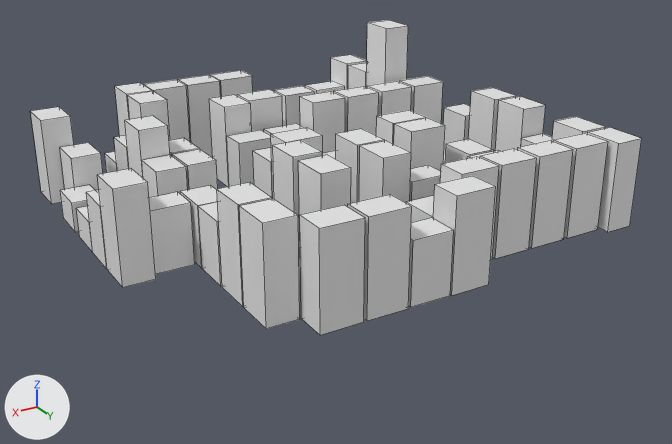
Renders of the FBX model StaticDerbyGit/Assets/ModelImports/lvl4.fbx from each side of a commit.
The view is the same before and after, from a 50 mm lens placed at (29.7, 76.7, 36.5), pointed at (-15.8, 0.9, -1.4). Lighting does not change. The marker at lower left points along +X, +Y and +Z. Mesh edges are drawn as thin lines. Where no turn or scale is listed for an object, it has been applied to the vertices.

The scene before the commit, as lines of its bpy script (objects in view):
```python
me_mesh_044 = bpy.data.meshes.new('Mesh.044')
me_mesh_044.from_pydata(...)  # a box spanning x -1.5..1.5, y -2.0..2.0, z 0.0..9.0
me_mesh_047 = bpy.data.meshes.new('Mesh.047')
me_mesh_047.from_pydata(...)  # a box spanning x -2.0..2.0, y -1.5..1.5, z 0.0..9.0
me_mesh_059 = bpy.data.meshes.new('Mesh.059')
me_mesh_059.from_pydata(...)  # a box spanning x -2.0..2.0, y -1.5..1.5, z 0.0..9.0
ob_3floor020 = bpy.data.objects.new('3floor020', me_mesh_044)
ob_3floor020.location = (-3.41, -18.29, 0.0)
ob_3floor023 = bpy.data.objects.new('3floor023', me_mesh_047)
ob_3floor023.location = (-28.57, -8.64, 0.0)
ob_3floor028 = bpy.data.objects.new('3floor028', me_mesh_059)
ob_3floor028.location = (-14.3, -12.87, 0.0)
# also in view: '3floor033' at (-11.2, -22.3, 4.5); '2floor001' at (0.0, 4.5, 3.0); '3floor016' at (-36.9, 17.3, 4.5); '3floor011' at (-19.8, 16.9, 4.5); '3floor003' at (0.0, 12.9, 4.5)
```
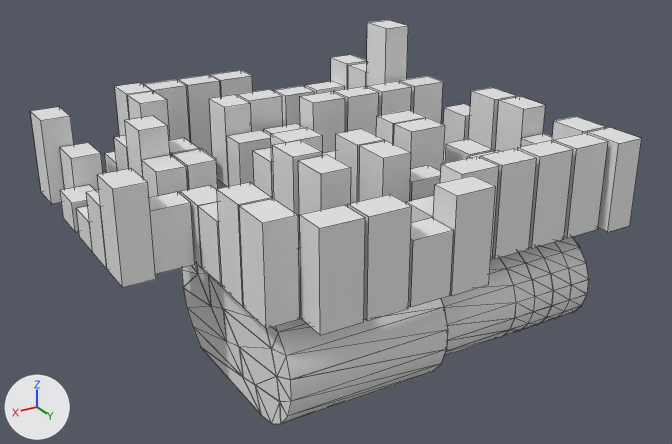
Pixel boxes [x1, y1, x2, y2] of what changed, in the pictures (672 x 444 px):
'sewerTunnel', added: after [182, 237, 589, 424]

The change in detail:
Mesh me_mesh_077 is new.
It has 336 vertices, 664 faces and spans x 0.0..33.9, y -17.1..5.7, z -5.8..5.8.
Object 'sewerTunnel' (ob_sewertunnel) is new; it shows me_mesh_077.
Its location is (-34.05, 14.2, -5.81).
